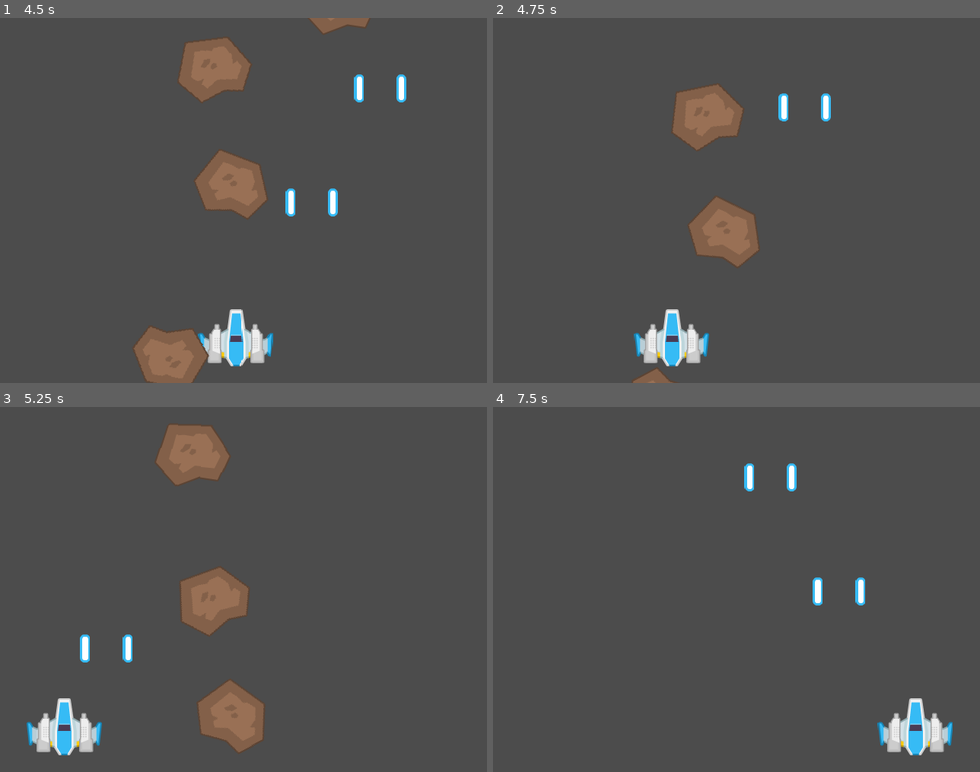
Above: before the commit, frames 1-4 (two rows, left to right).
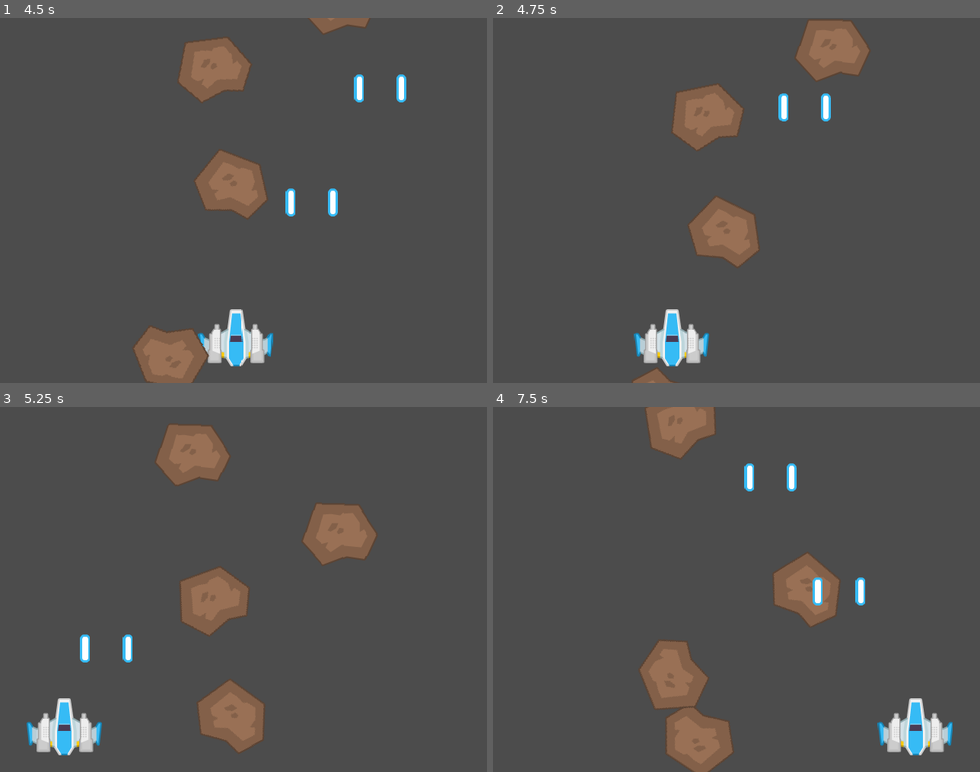
Above: after the commit, the same moments.

Repository: h3rd7/MySpaceShooter
Game: Godot game, scene res://scenes/main.tscn
Two runs of this game, one before a commit and one after it. Both use one fixed random seed, a clock stepped at 60 frames per second and the inputs below.
Inputs:
- Up to frame 1 (4.5 s): tap Enter at 0.5 s; hold Right (right_) 0.53-1.28 s; hold Up (shot_) 0.53-1.28 s; hold Left (left_) 1.28-2.03 s; tap Up (shot_) at 1.35, 2.85, 4.35 s; hold Up (shot_) 2.03-2.78 s; hold Right (right_) 2.03-3.53 s; hold Up (shot_) 3.53-4.28 s; hold Left (left_) from 3.53 s (still down)
- Up to frame 2 (4.75 s): keep holding Left (left_)
- Up to frame 3 (5.25 s): keep holding Left (left_); hold Up (shot_) from 5.03 s (still down)
- Up to frame 4 (7.5 s): release Left (left_) at 5.78 s; release Up (shot_) at 5.78 s; hold Right (right_) from 5.78 s (still down); tap Up (shot_) at 5.85, 7.35 s; hold Up (shot_) 6.53-7.28 s

Frame 1 is identical in both runs. In frame 2, 1.8% of the frame differs, in the area x 62-78%, y 0-18%; in frame 3, 1.8%; in frame 4, 6.8%, in the area x 30-72%, y 0-100%.

Commit message:
action shot and hit point of meteor

Diff:
--- a/scripts/meteor.gd
+++ b/scripts/meteor.gd
@@ -2,8 +2,10 @@
 
 var vel = 250
 var rot = 0 # rotation
+var life = 4
 
 func _ready():
+	add_to_group(game.GROUP_ENEMY) # group added
 	randomize()
 	set_process(true)
 	rot = rand_range(-2, 2)
@@ -11,3 +13,8 @@
 func _process(delta):
 	set_position(get_position() + Vector2(0, 1) * vel * delta)
 	rotate(rot * delta)
+
+func apply_damage(value):
+	life -= value
+	if life <= 0:
+		queue_free()
--- a/scripts/shot.gd
+++ b/scripts/shot.gd
@@ -16,5 +16,8 @@
 
 
 func _on_shot_area_entered(area):
-	print(area) # test
-	area.queue_free()
+	# print(area.get_groups()) # test
+	if area.is_in_group(game.GROUP_ENEMY):
+		# area.queue_free()
+		if area.has_method("apply_damage"):
+			area.apply_damage(1)
